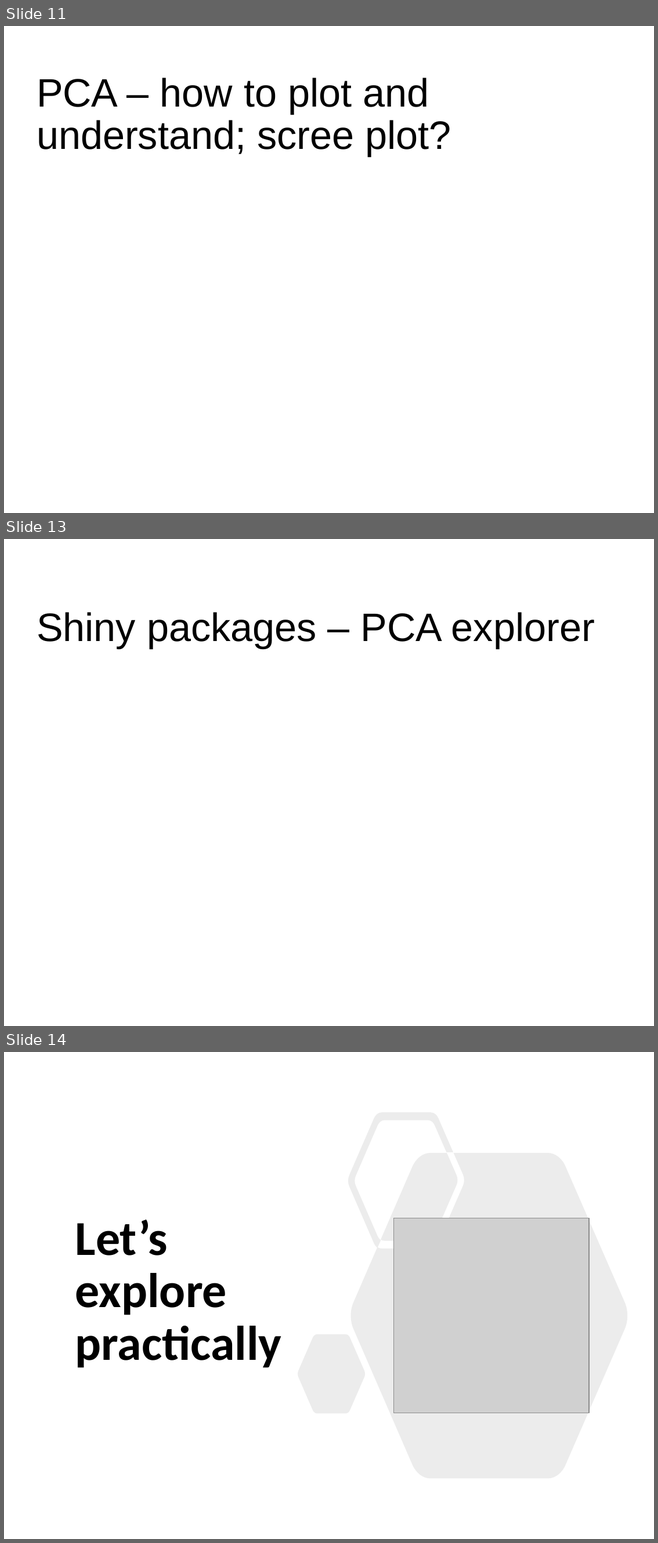
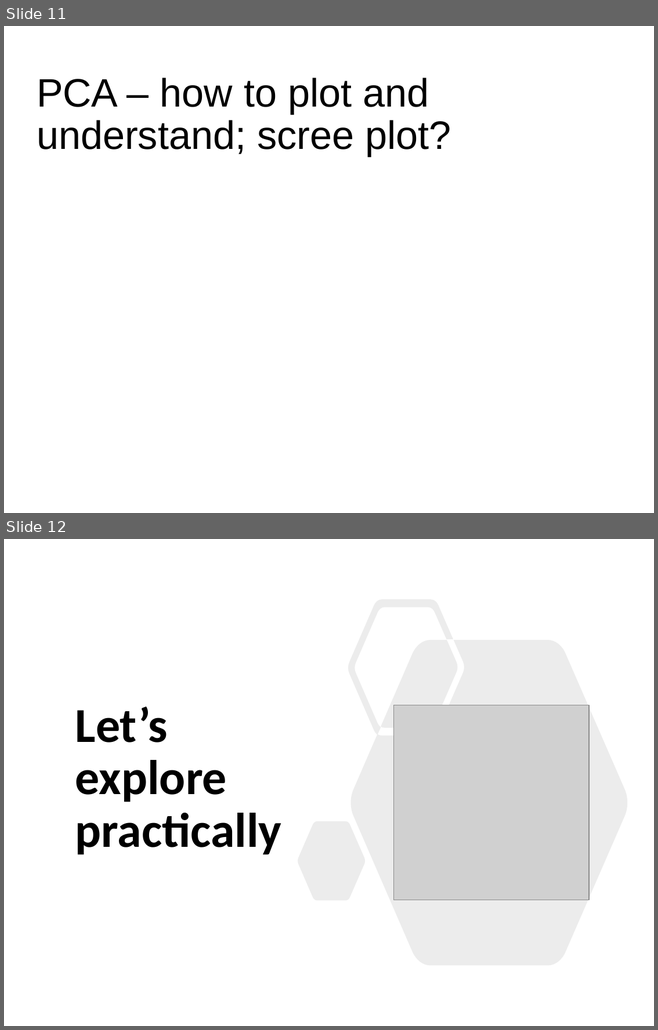
Before and after one commit to sraorao/data_analysis_visualisation_R_HT2022, a slide deck: powerpoint files/Session3.pptx. Shown one above the other, each under a label of ours: slides 11, 13 and 14 before the commit, slides 11 and 12 after it; the slides between them are not shown. The pictures are 658x1543 and 658x1030 pixels, drawn with LibreOffice and Linux fonts; fonts in the diff are those of the drawing; grey boxes stand for pictures. Boxes give left, top, right and bottom in pixels: in the first picture for what was removed or moved away, otherwise in the second. Text is boxed around its words. In the diff, an @@ line names an element or a change of style, - is before the commit and + after.

```diff
--- a/powerpoint files/Session3.pptx
+++ b/powerpoint files/Session3.pptx
@@ slide 13 removed at (4, 539, 654, 1026), background #FFFFFF @@
@@ text removed at (36, 612, 594, 648) @@
-Shiny packages – PCA explorer
@@ what was slide 14 is now slide 12 @@
```
Also in this commit, not shown: 7 slides changed, 1 other slide removed.
